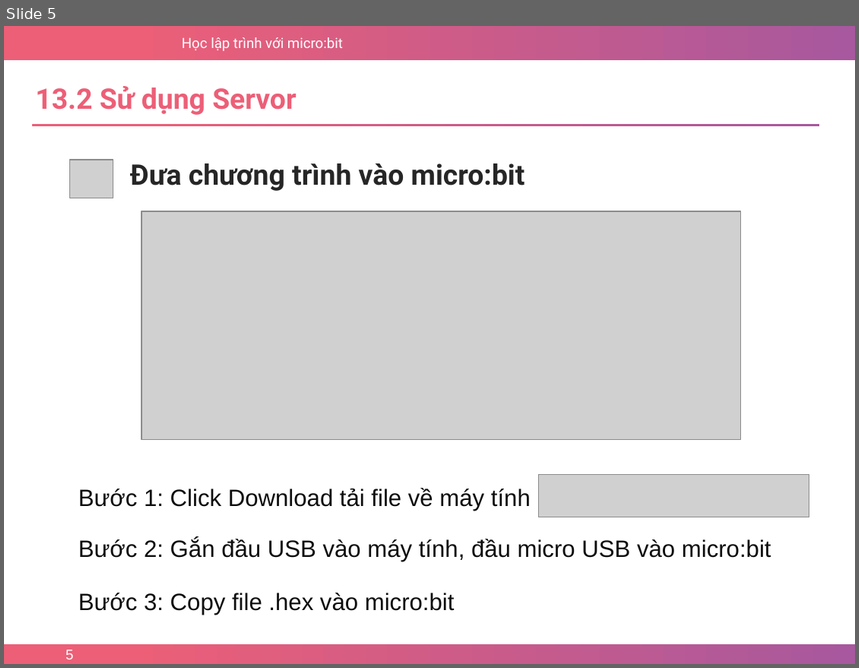
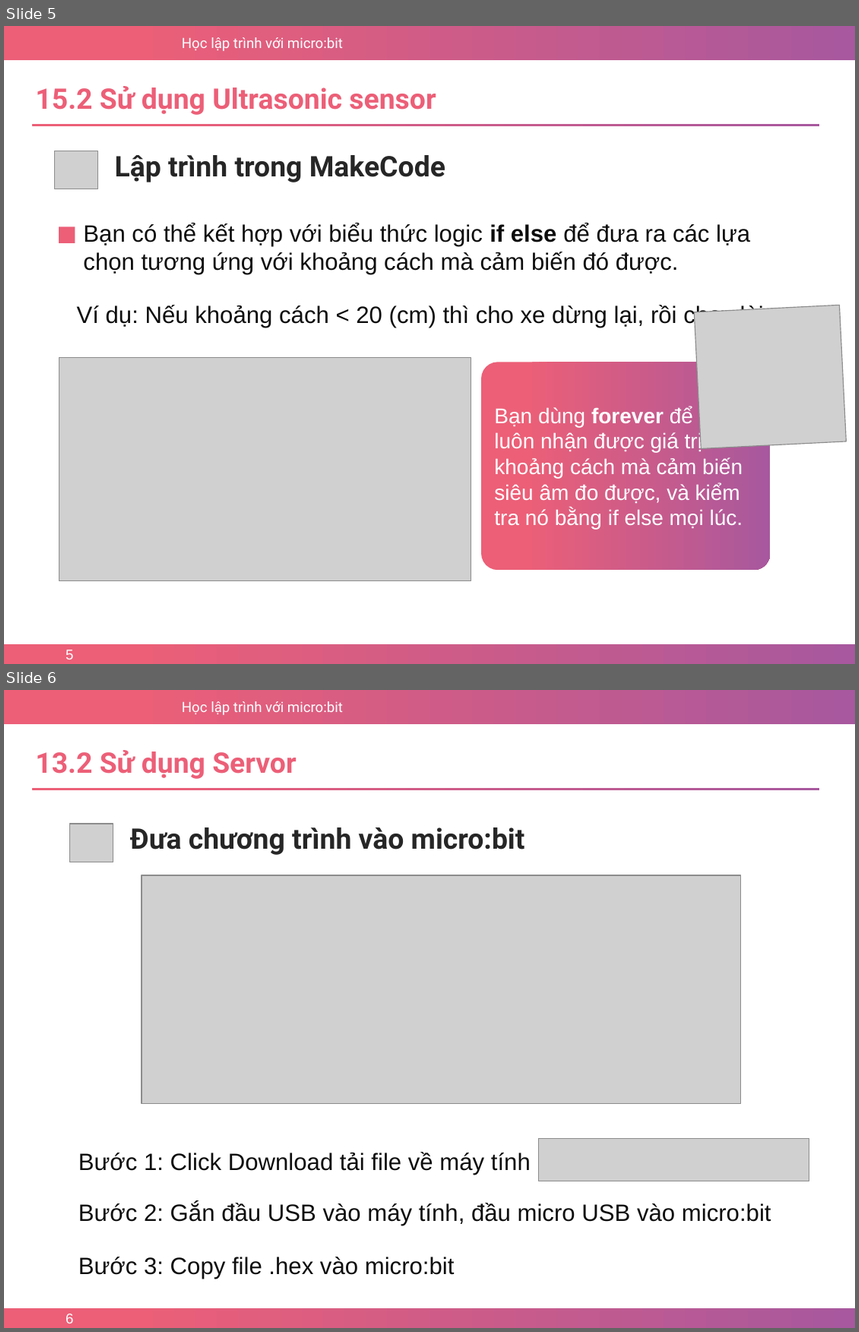
Before and after one commit to nhannn87dn/Learn-microbit, a slide deck: Lessions/Bai-15-Ultrasonic-Sensor/Bai-15-Ultrasonic-Sensor.pptx. Shown one above the other, each under a label of ours: slide 5 before the commit, slides 5 and 6 after it. The pictures are 859x668 and 859x1332 pixels, drawn with LibreOffice and Linux fonts; fonts in the diff are those of the drawing; grey boxes stand for pictures; background and template pictures are left out. Boxes give left, top, right and bottom in pixels: in the first picture for what was removed or moved away, otherwise in the second. Text is boxed around its words. In the diff, an @@ line names an element or a change of style, - is before the commit and + after.

```diff
--- a/Lessions/Bai-15-Ultrasonic-Sensor/Bai-15-Ultrasonic-Sensor.pptx
+++ b/Lessions/Bai-15-Ultrasonic-Sensor/Bai-15-Ultrasonic-Sensor.pptx
@@ slide 5 added at (x1=4, y1=26, x2=855, y2=664), background #FFFFFF; not listed: 3 template elements that a slide beside it also shows @@
@@ text added at (x1=35, y1=86, x2=436, y2=115), 24 pt, text #EC5F77, bold @@
+15.2 Sử dụng Ultrasonic sensor
@@ rectangle added at (x1=32, y1=124, x2=819, y2=126), fill gradient #EC5F77 to #A8589E @@
@@ picture added at (x1=54, y1=151, x2=97, y2=189) @@
@@ text added at (x1=115, y1=155, x2=446, y2=183), 24 pt, text #262626, bold @@
+Lập trình trong MakeCode
@@ rectangle added at (x1=59, y1=227, x2=75, y2=243), fill #EC5F77 @@
@@ text added at (x1=83, y1=223, x2=750, y2=275), 20 pt, text #0D0D0D @@
+Bạn có thể kết hợp với biểu thức logic if else để đưa ra các lựa chọn tương ứng với khoảng cách mà cảm biến đó được.
@@ text added at (x1=77, y1=304, x2=771, y2=328), 20 pt, text #0D0D0D @@
+Ví dụ: Nếu khoảng cách < 20 (cm) thì cho xe dừng lại, rồi chạy lùi.
@@ picture added at (x1=694, y1=305, x2=847, y2=449) @@
@@ picture added at (x1=59, y1=358, x2=471, y2=582) @@
@@ rounded rectangle added at (x1=481, y1=362, x2=771, y2=571), fill gradient #EC5F77 to #A8589E, 18 pt, text #FFFFFF @@
+Bạn dùng forever để luôn luôn nhận được giá trị khoảng cách mà cảm biến siêu âm đo được, và kiểm tra nó bằng if else mọi lúc.
@@ page number added at (x1=66, y1=650, x2=73, y2=660), 12 pt, text #FFFFFF @@
+5
@@ what was slide 5 is now slide 6 @@
@@ page number at (x1=66, y1=1314, x2=73, y2=1324): text changed @@
-5
+6
```
Also in this commit, not shown: 1 slide changed, 6 other slides added, 5 slides removed, 1 other file.
